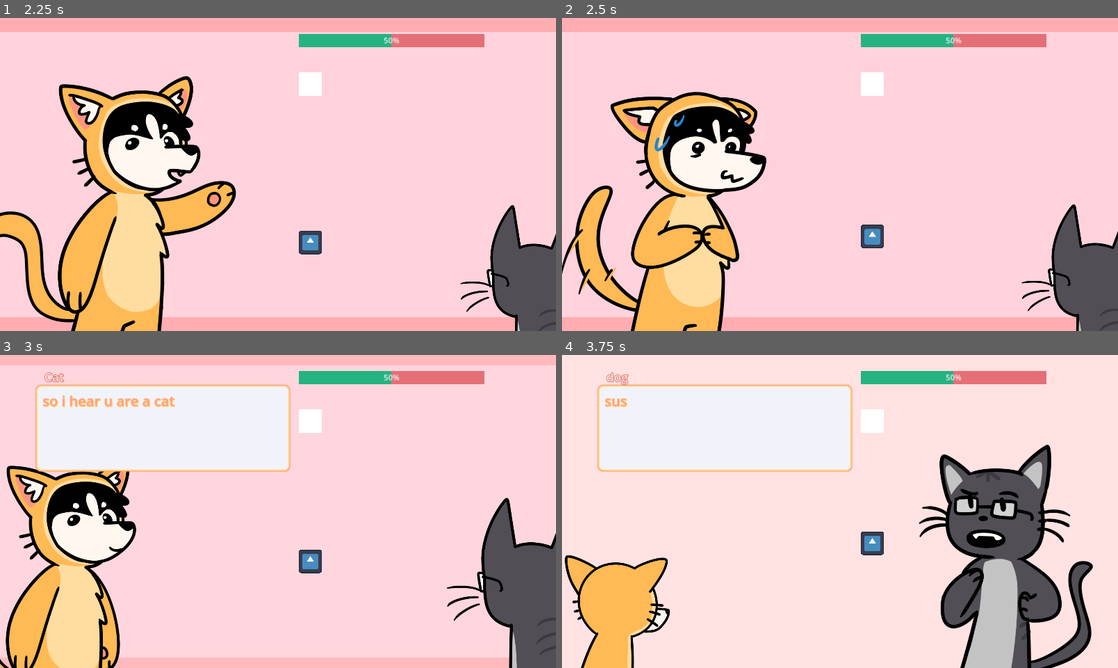
Above: before the commit, frames 1-4 (two rows, left to right).
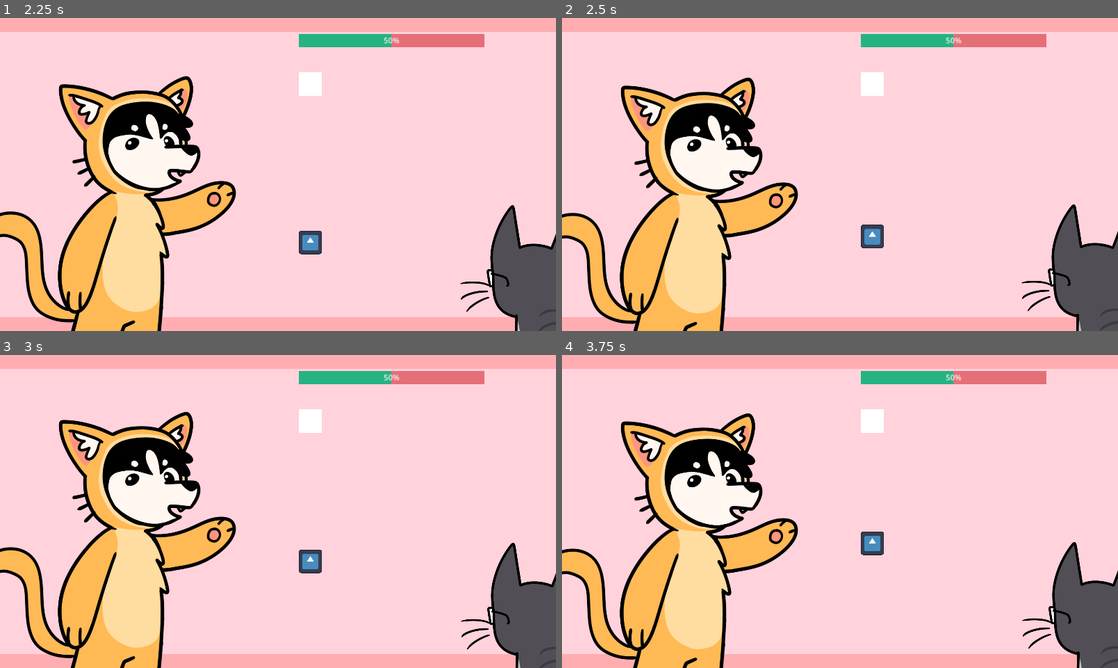
Above: after the commit, the same moments.

Repository: crawsoir/pizza_game
Game: Godot game, scene res://Battlescreen/BattleScreen.tscn
Same seed, same stepped clock (60 frames per second), same inputs: the game is played once before the commit and once after it. This scene is started directly instead of the project's main scene. The engine's default icon, where the game draws it, is replaced by a stand-in: a white triangle on a blue panel in a dark square.
Inputs:
- Up to frame 1 (2.25 s): tap Z (interact) at 0.6, 2.1 s; tap Space (space) at 1.35 s
- Up to frame 2 (2.5 s): no input
- Up to frame 3 (3 s): tap Space (space) at 2.85 s
- Up to frame 4 (3.75 s): tap Z (interact) at 3.6 s

Frame 1 is identical in both runs. In frame 2, 10% of the frame differs, in the area x 0-43%, y 18-100%; in frame 3, 36%; in frame 4, 46%, in the area x 0-100%, y 0-100%.

Commit message:
Remove test code

Diff:
--- a/Battlescreen/BattleScreen.gd
+++ b/Battlescreen/BattleScreen.gd
@@ -8,6 +8,7 @@
 @onready var prebattle_timer = $PrebattleTimer
 
 @onready var live_dialogue = $LiveDialogueBox
+
 #would be nice to refactor this into a class object, so we dont have to manually reset it
 @onready var interactive_dialogue = $InteractiveDialogueBox
 
--- a/Gamepad/GamePad.gd
+++ b/Gamepad/GamePad.gd
@@ -20,10 +20,7 @@
 	sus_score = initial_sus_score
 
 func is_game_complete() -> bool:
-	if sus_score < 0.1:
-		return true
 	return false
 
 func get_sus_score() -> float:
-	sus_score -= 0.01
 	return sus_score
